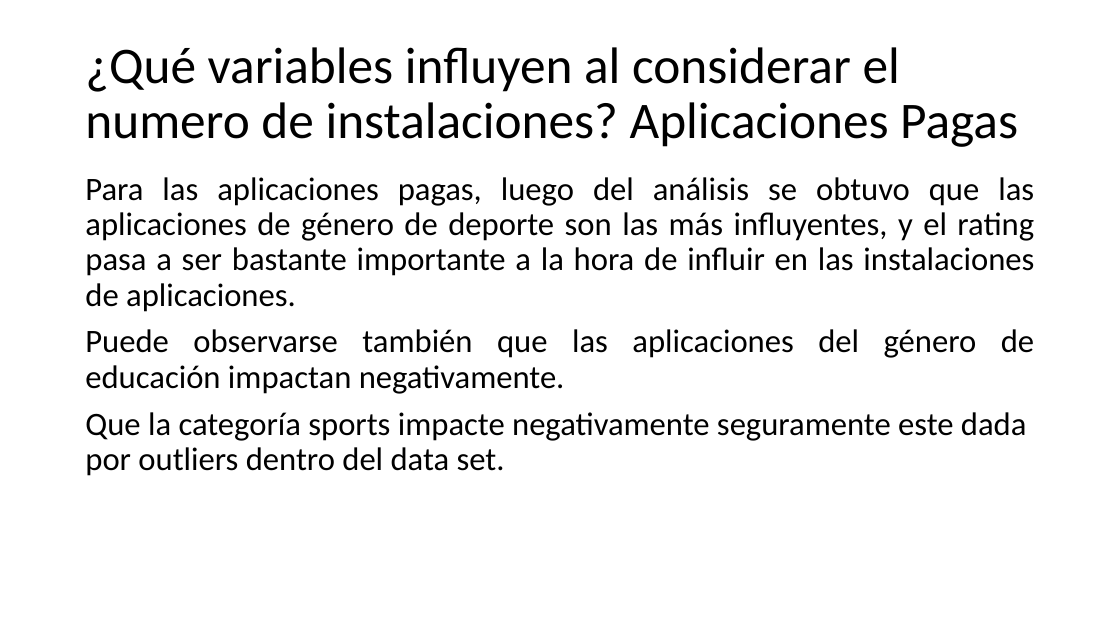
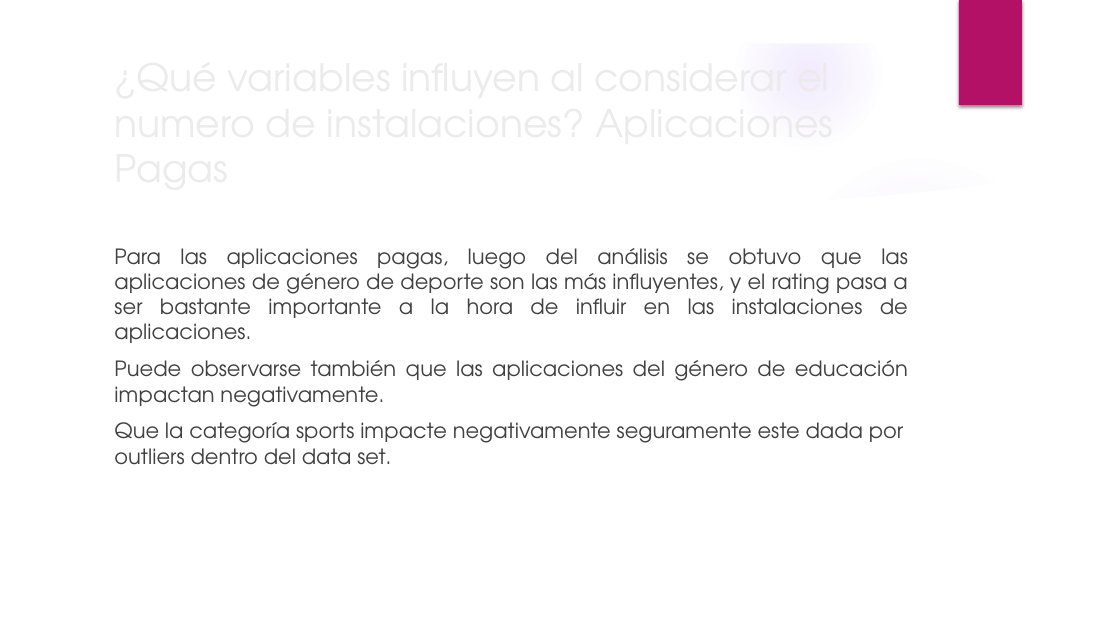
Before and after one commit to pdelucchi/PlayStore_Analysis, a slide deck: slide 16 of Google Play Appstore Forecasting.pptx (slide 10 before the commit). Drawn at 1120x630 pixels with LibreOffice and Linux fonts; fonts in the diff are those of the drawing; background and template pictures are left out. Boxes give left, top, right and bottom in pixels: in the first picture for what was removed or moved away, otherwise in the second. Text is boxed around its words. In the diff, an @@ line names an element or a change of style, - is before the commit and + after.

```diff
--- a/Google Play Appstore Forecasting.pptx
+++ b/Google Play Appstore Forecasting.pptx
@@ group added at [0,0,1120,630]: 4 ellipses, 3 freeform shapes @@
@@ rectangle added at [959,0,1022,105], fill #B31166 @@
@@ title "¿Qué variables influyen al considerar ...": place and size @@
-title "¿Qué variables influyen al considerar ..." at [85,47,1018,147]
+title "¿Qué variables influyen al considerar ..." at [227,248,448,274]
@@ title "¿Qué variables influyen al considerar ..." at [227,248,448,274]: size 44 to 32.4 pt, font Calibri to TeX Gyre Adventor, text colour #000000 to #EBEBEB; line spacing 0.9 to 1 @@
@@ text "Para las aplicaciones pagas, luego ...": place and size @@
-text "Para las aplicaciones pagas, luego ..." at [85,177,1034,476]
+text "Para las aplicaciones pagas, luego ..." at [114,248,908,465]
@@ text "Para las aplicaciones pagas, luego ..." at [114,248,908,465]: size 28 to 18 pt, font Calibri to TeX Gyre Adventor, text colour #000000 to #404040; line spacing 0.9 to 1 @@
```
Also in this commit, not shown: 13 other slides changed, 6 slides added, 1 other file.
